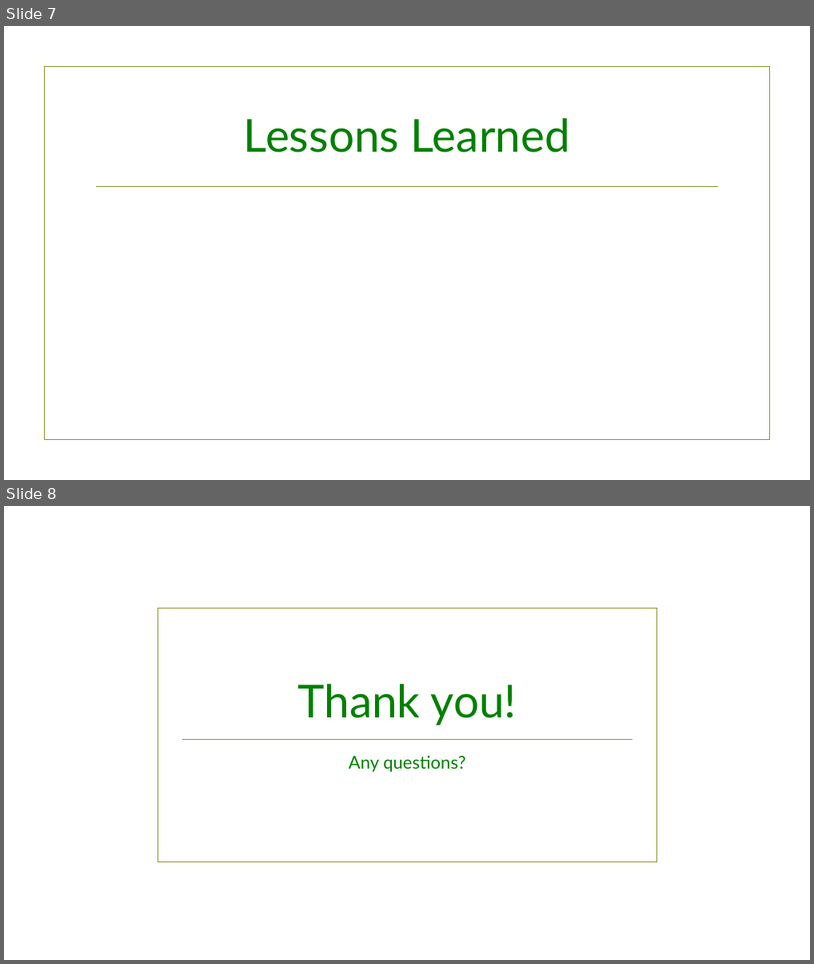
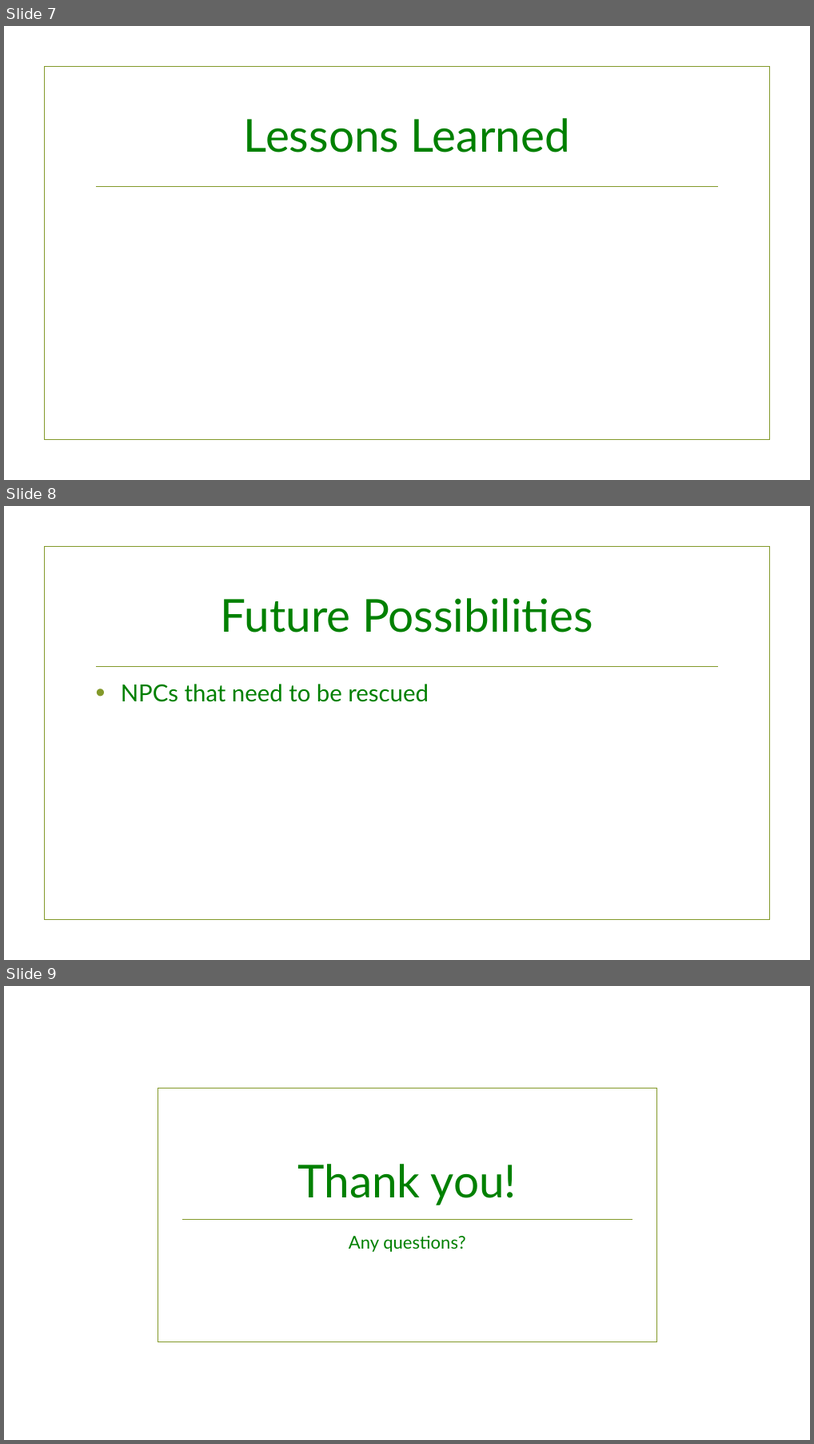
Before and after one commit to joetinoco/COMP305-Assignment-2, a slide deck: Docs/Presentation Slides.pptx. Shown one above the other, each under a label of ours: slides 7 and 8 before the commit, slides 7, 8 and 9 after it. The pictures are 814x964 and 814x1444 pixels, drawn with LibreOffice and Linux fonts; fonts in the diff are those of the drawing; background and template pictures are left out. Boxes give left, top, right and bottom in pixels: in the first picture for what was removed or moved away, otherwise in the second. Text is boxed around its words. In the diff, an @@ line names an element or a change of style, - is before the commit and + after.

```diff
--- a/Docs/Presentation Slides.pptx
+++ b/Docs/Presentation Slides.pptx
@@ slide 8 added at <box>4,506,810,960</box>, background picture (left out); not listed: 2 template elements that a slide beside it also shows @@
@@ title added at <box>221,598,594,632</box>, 54 pt, text #008000 @@
+Future Possibilities
@@ text added at <box>121,684,429,702</box>, 28 pt, text #008000 @@
+• NPCs that need to be rescued
@@ what was slide 8 is now slide 9 @@
```
Also in this commit, not shown: 39 other files.
